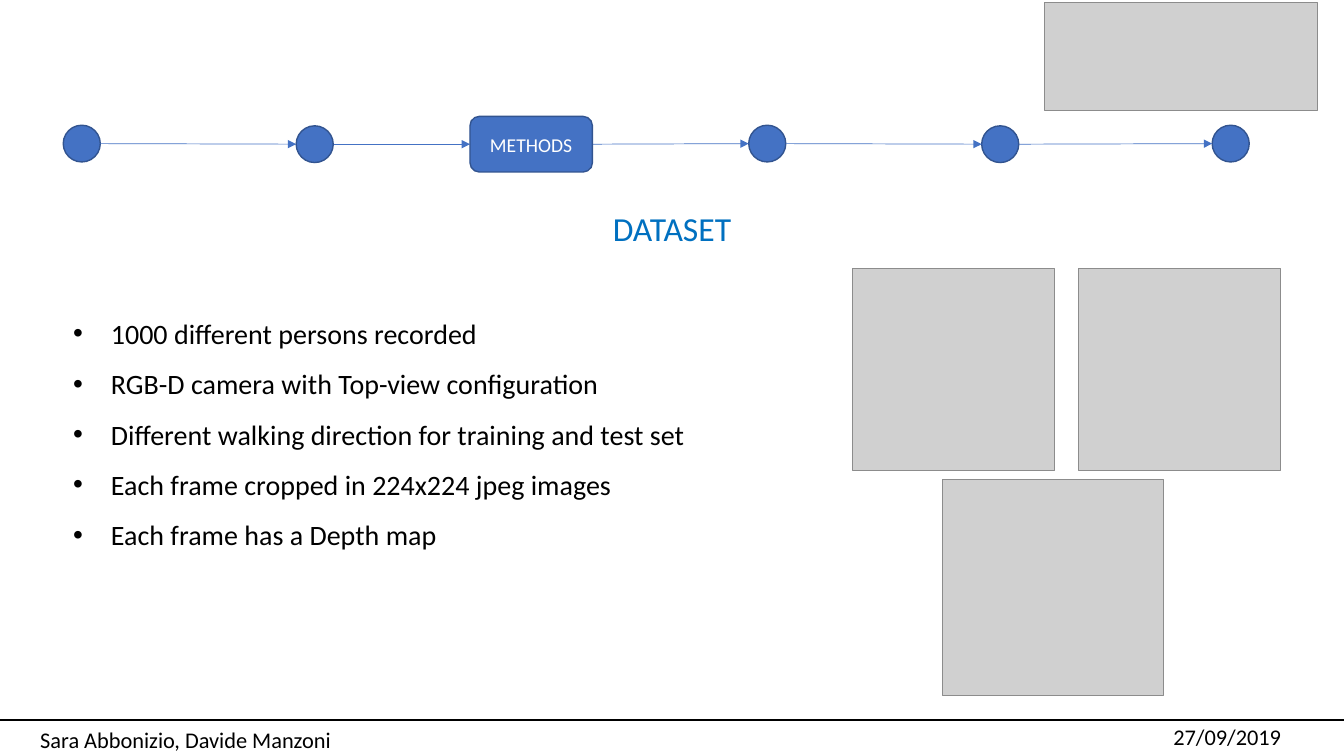
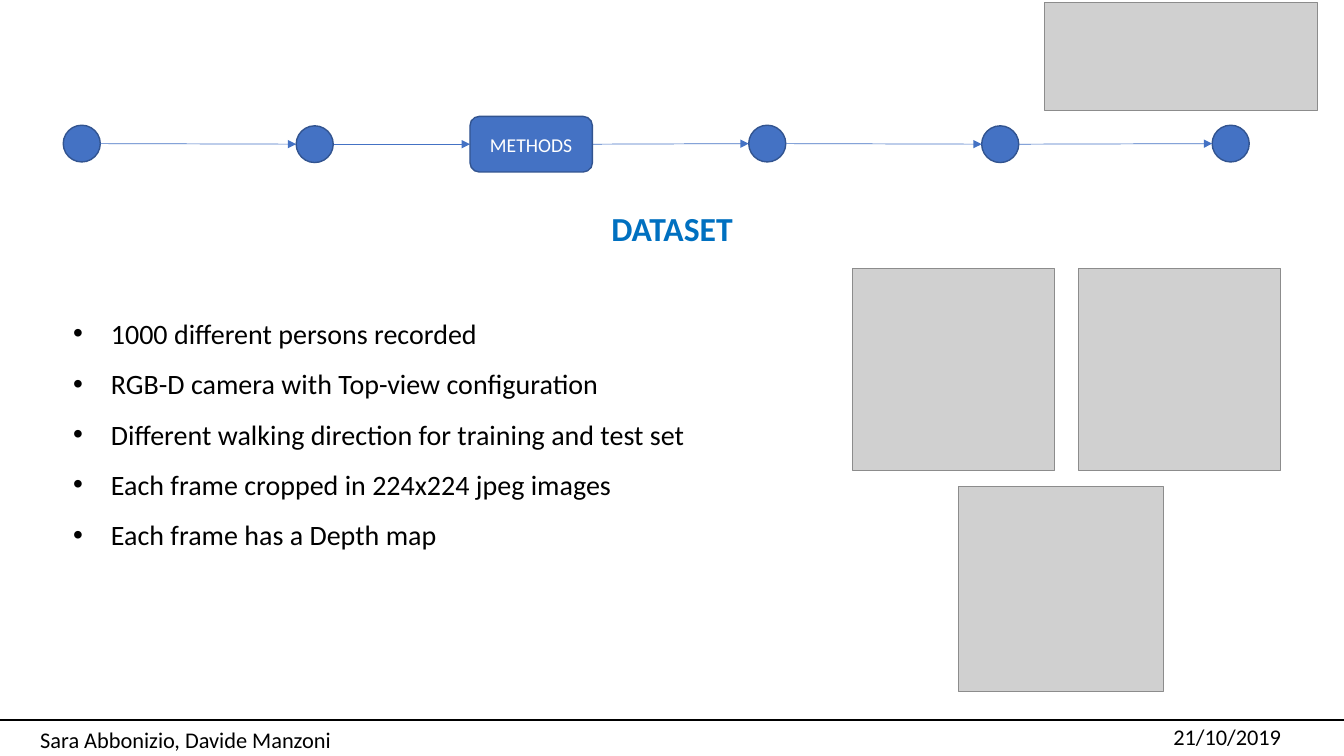
Before and after one commit to univpmCV2019/ReIdentification, a slide deck: slide 5 of Presentazione.pptx. Drawn at 1344x756 pixels with LibreOffice and Linux fonts; fonts in the diff are those of the drawing; grey boxes stand for pictures. Boxes give left, top, right and bottom in pixels: in the first picture for what was removed or moved away, otherwise in the second. Text is boxed around its words. In the diff, an @@ line names an element or a change of style, - is before the commit and + after.

```diff
--- a/Presentazione.pptx
+++ b/Presentazione.pptx
@@ text "DATASET" at (611,219,732,242): bold on @@
@@ picture: place and size @@
-picture at (943,480,1164,696)
+picture at (959,487,1164,692)
@@ text at (1173,729,1281,746): text changed @@
-27/09/2019
+21/10/2019
```
Also in this commit, not shown: 14 other slides changed, 1 slide added, 1 other file.
